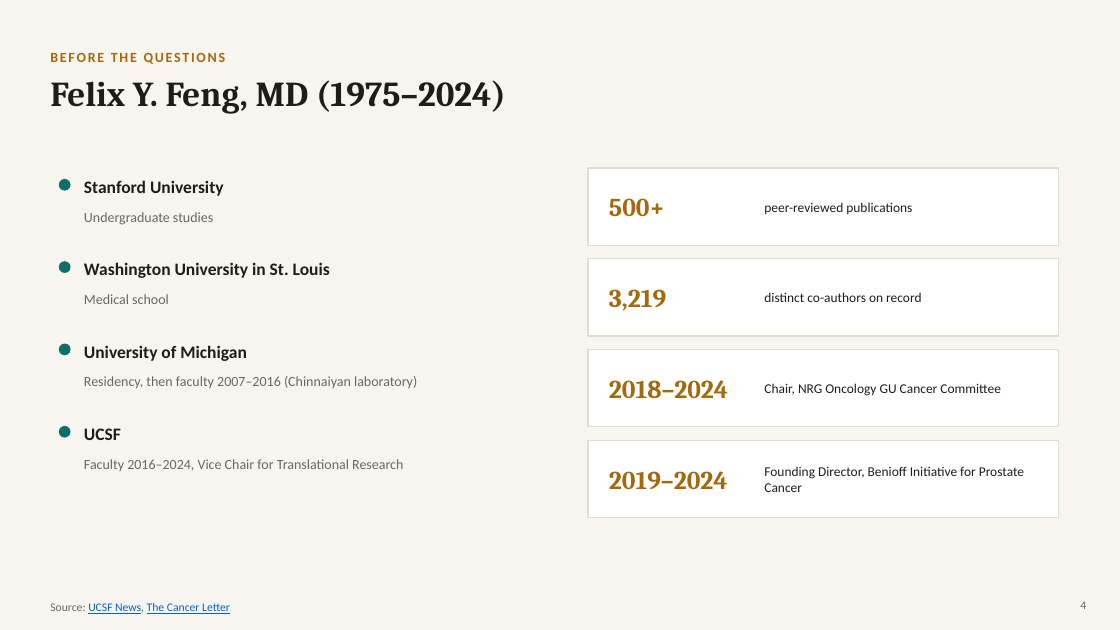
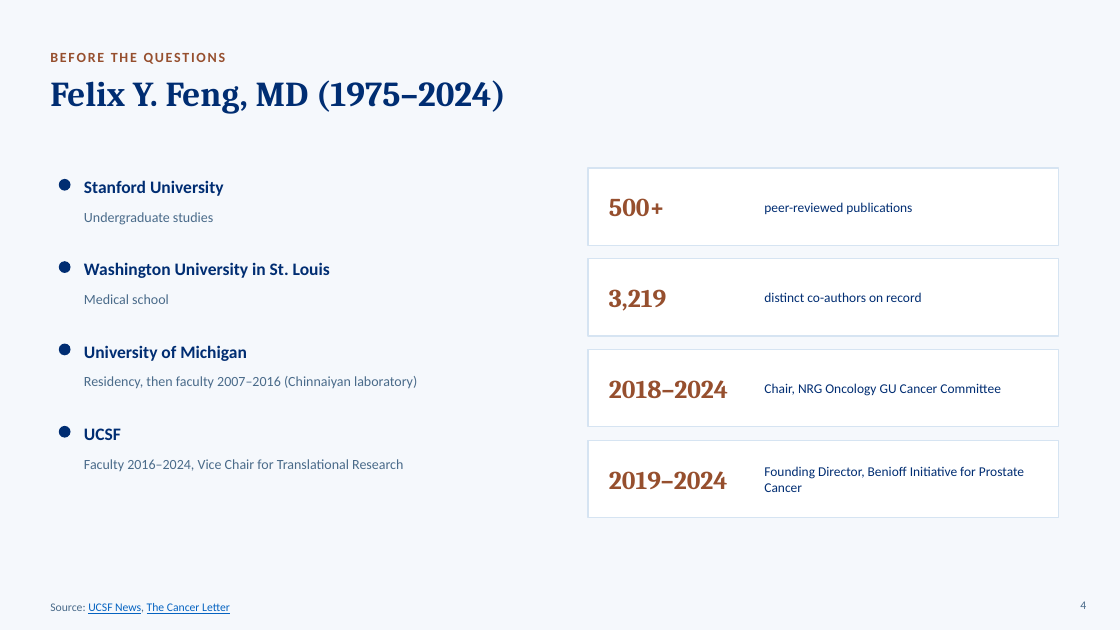
Before and after one commit to kpienta-cloud/FENG, a slide deck: slide 4 of slides/Transformative_Science_Feng_Keynote.pptx. Drawn at 1120x630 pixels with LibreOffice and Linux fonts; fonts in the diff are those of the drawing. Boxes give left, top, right and bottom in pixels: in the first picture for what was removed or moved away, otherwise in the second. Text is boxed around its words. In the diff, an @@ line names an element or a change of style, - is before the commit and + after.

Commit message:
Re-theme keynote deck with official Johns Hopkins brand colors (Heritage Blue / Spirit Blue / Gold)

```diff
--- a/slides/Transformative_Science_Feng_Keynote.pptx
+++ b/slides/Transformative_Science_Feng_Keynote.pptx
@@ background #F7F5F0 to #F5F8FC @@
@@ fill #0F6E67 to #002D72 in 4 elements at [59, 179, 71, 191], [59, 261, 71, 273], [59, 344, 71, 355], [59, 426, 71, 438] @@
@@ outline #E2DDD2 1 pt to #D6E4F2 1 pt in 4 elements at [588, 168, 1059, 245], [588, 259, 1059, 336], [588, 350, 1059, 427], [588, 440, 1059, 518] @@
@@ text colour #A3690C to #964F2E in 5 elements at [50, 53, 226, 64], [609, 198, 665, 216], [609, 289, 666, 311], [609, 380, 728, 398], [609, 471, 728, 489] @@
@@ text colour #201D18 to #002D72 in 9 elements at [50, 80, 506, 114], [84, 180, 224, 196], [84, 262, 330, 278], [84, 345, 247, 361], [84, 428, 121, 440], [764, 202, 912, 214], [764, 292, 921, 302], [764, 383, 1001, 396], [764, 466, 1024, 492] @@
@@ text "Source: UCSF News, The Cancer ..." at [50, 603, 230, 614]: text colour #6B6860 to #4A6B8A in "Source: News," @@
@@ text colour #6B6860 to #4A6B8A in 5 elements at [84, 212, 213, 225], [84, 294, 169, 304], [84, 376, 417, 389], [84, 459, 403, 471], [1080, 601, 1086, 609] @@
```
Also in this commit, not shown: 33 other slides changed.
